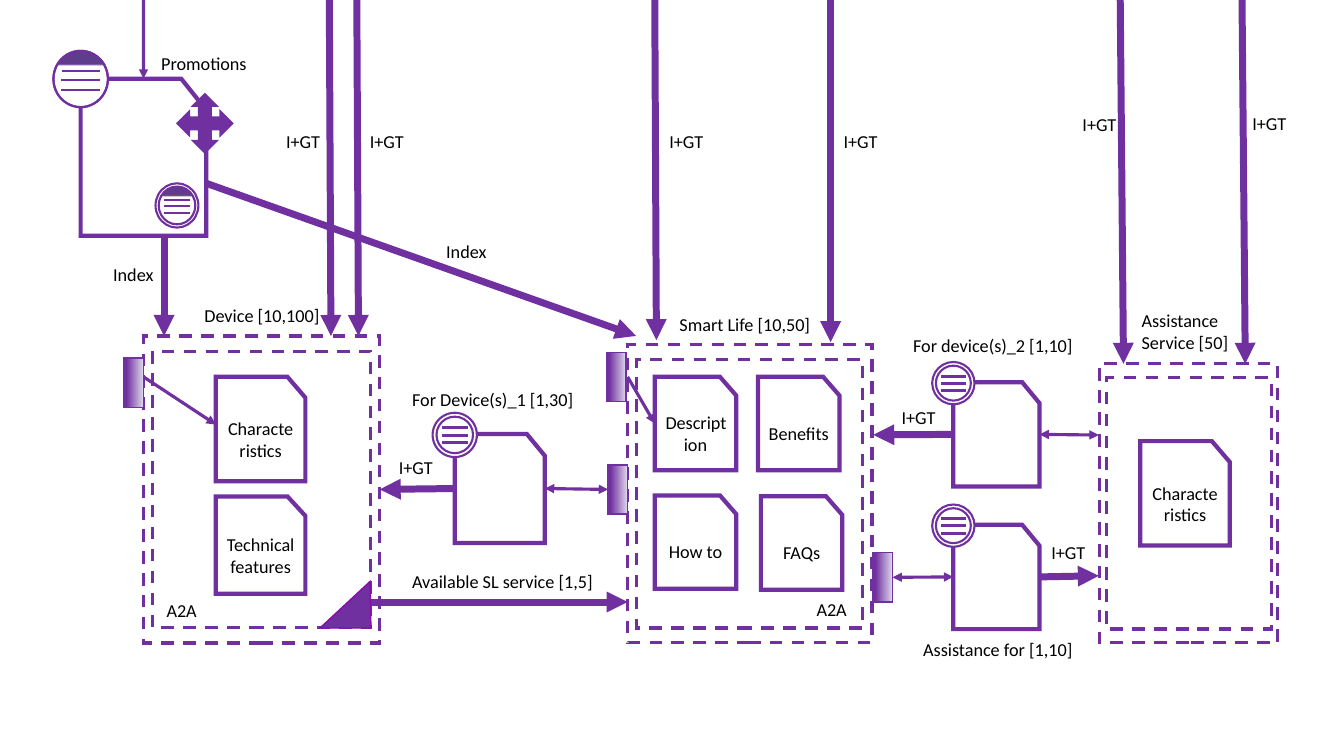
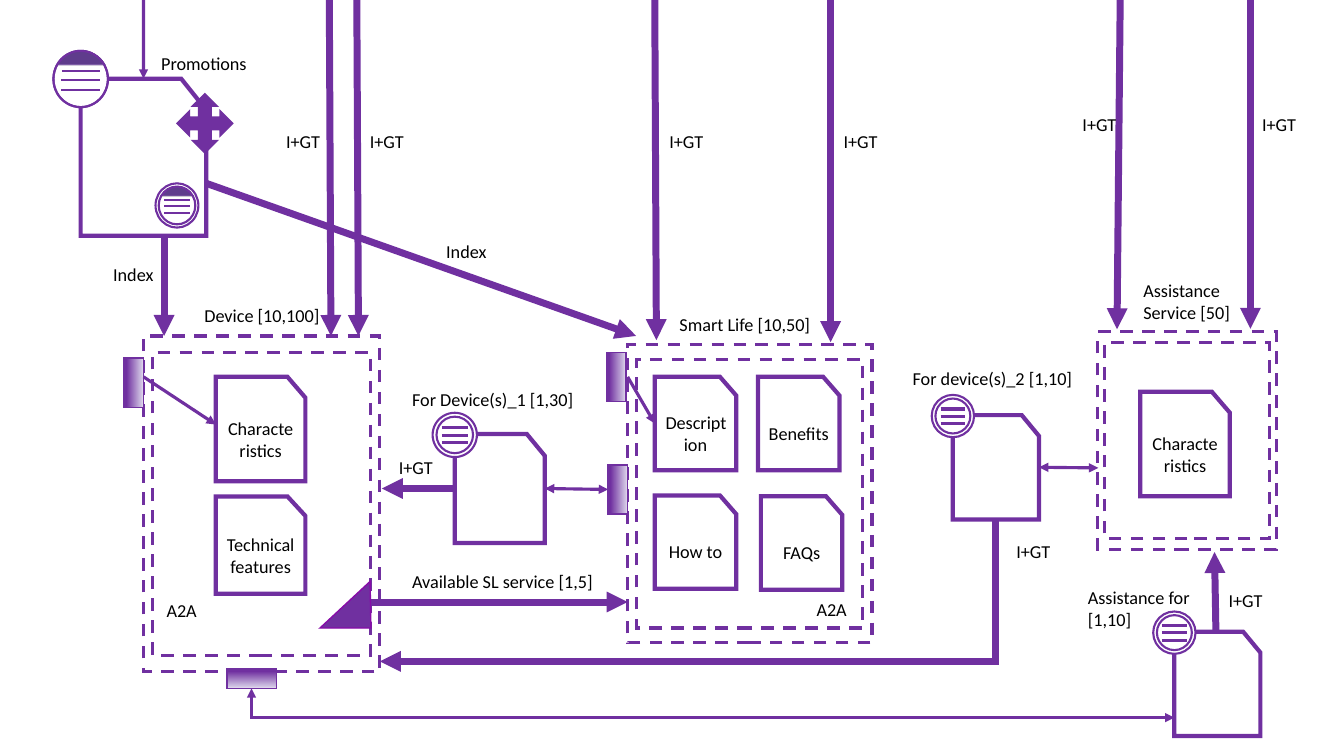
Before and after one commit to AlessandroPozzi/HypermediaProject2016-PozziRomani, a slide deck: slide 7 of Drafts & Material/IDM Models.pptx. Drawn at 1344x756 pixels with LibreOffice and Linux fonts; fonts in the diff are those of the drawing. Boxes give left, top, right and bottom in pixels: in the first picture for what was removed or moved away, otherwise in the second. Text is boxed around its words. In the diff, an @@ line names an element or a change of style, - is before the commit and + after.

```diff
--- a/Drafts & Material/IDM Models.pptx
+++ b/Drafts & Material/IDM Models.pptx
@@ arrow moved from (1120, 0) - (1124, 364) to (1120, 0) - (1117, 330) @@
@@ arrow moved from (1242, 0) - (1245, 364) to (1251, 0) - (1251, 329) @@
@@ text "I+GT": place and size @@
-text "I+GT" at (1252, 118, 1286, 130)
+text "I+GT" at (1262, 119, 1296, 131)
@@ text "Assistance": place and size @@
-text "Assistance" at (1142, 314, 1229, 352)
+text "Assistance" at (1143, 284, 1230, 322)
@@ rectangle: place and size @@
-rectangle at (143, 336, 379, 643)
+rectangle at (143, 336, 379, 671)
@@ rectangle: place and size @@
-rectangle at (152, 351, 371, 627)
+rectangle at (152, 353, 371, 655)
@@ rectangle: place and size @@
-rectangle at (1100, 364, 1278, 643)
+rectangle at (1098, 332, 1276, 549)
@@ rectangle: place and size @@
-rectangle at (1107, 378, 1272, 629)
+rectangle at (1105, 343, 1270, 539)
@@ 2 ellipses, 2 lines, 1 flow chart punched card, 1 double arrow: place and size @@
-2 ellipses, 2 lines, 1 flow chart punched card, 1 double arrow at (933, 362, 1099, 486)
+2 ellipses, 2 lines, 1 flow chart punched card, 1 double arrow at (932, 395, 1099, 519)
@@ flow chart punched card "Characteristics": place and size @@
-flow chart punched card "Characteristics" at (1140, 442, 1230, 545)
+flow chart punched card "Characteristics" at (1140, 392, 1230, 496)
@@ arrow removed from (954, 435) to (873, 435) @@
@@ 1 text, 1 ellipse, 1 line: place and size @@
-1 text, 1 ellipse, 1 line at (913, 338, 1072, 401)
+1 text, 1 ellipse, 1 line at (913, 371, 1072, 434)
@@ elbow arrow added from (996, 519) to (380, 661), #7030A0 5 pt @@
@@ text "I+GT": place and size @@
-text "I+GT" at (902, 412, 936, 424)
+text "I+GT" at (1016, 546, 1050, 558)
@@ arrow moved from (1040, 577) - (1099, 576) to (1216, 633) - (1215, 553) @@
@@ double arrow removed from (892, 578) to (954, 577) @@
@@ text at (1088, 591, 1190, 629): text changed @@
-Assistance for [1,10]
+Assistance for
+[1,10]
@@ text "I+GT": place and size @@
-text "I+GT" at (1051, 547, 1085, 559)
+text "I+GT" at (1229, 595, 1263, 607)
@@ 3 ellipses, 3 lines, 1 flow chart punched card: place and size @@
-3 ellipses, 3 lines, 1 flow chart punched card at (933, 505, 1040, 629)
+3 ellipses, 3 lines, 1 flow chart punched card at (1153, 612, 1260, 736)
@@ rectangle at (227, 668, 276, 688): rotation 270 to 0 degrees @@
@@ elbow double arrow added from (252, 689) to (1175, 718), #7030A0 2.25 pt @@
```
Also in this commit, not shown: 1 other slide changed, 2 other files.
